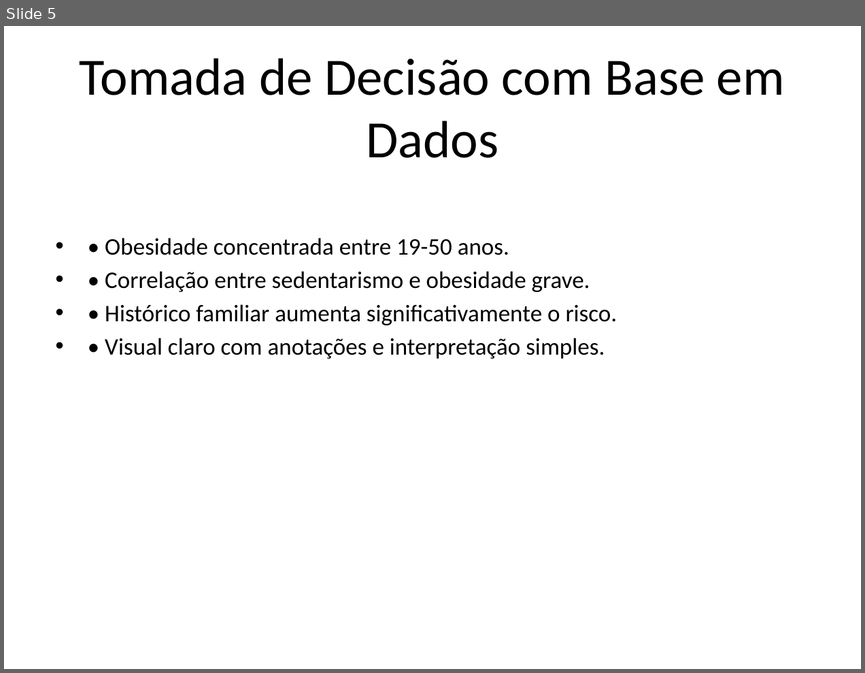
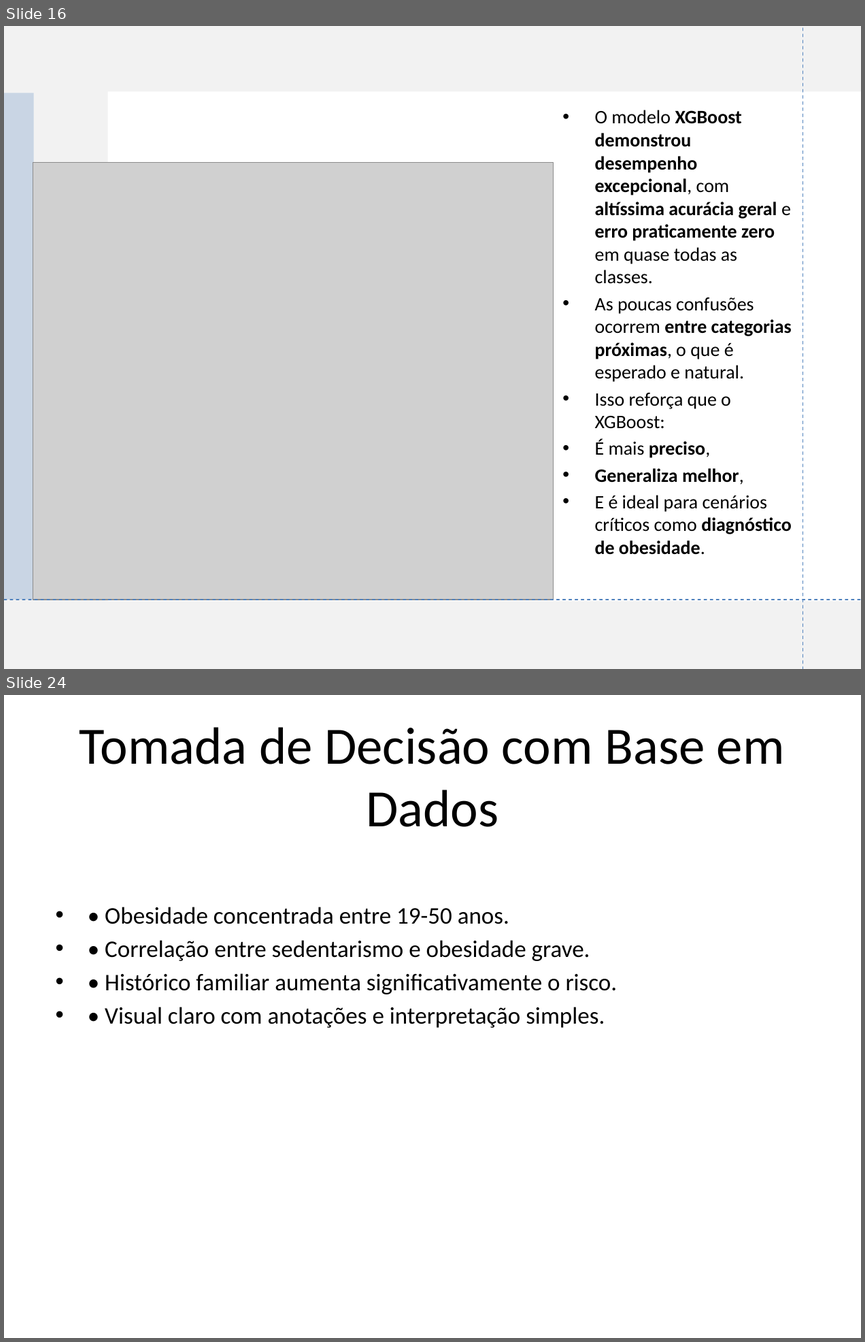
Before and after one commit to Naiderossi/Tech4, a slide deck: Apresentacao_TechChallenge_Obesidade.pptx. Shown one above the other, each under a label of ours: slide 5 before the commit, slides 16 and 24 after it; the slides between them are not shown. The pictures are 865x673 and 865x1342 pixels, drawn with LibreOffice and Linux fonts; fonts in the diff are those of the drawing; grey boxes stand for pictures. Boxes give left, top, right and bottom in pixels: in the first picture for what was removed or moved away, otherwise in the second. Text is boxed around its words. In the diff, an @@ line names an element or a change of style, - is before the commit and + after.

```diff
--- a/Apresentacao_TechChallenge_Obesidade.pptx
+++ b/Apresentacao_TechChallenge_Obesidade.pptx
@@ slide 16 added at (x1=4, y1=26, x2=861, y2=669), background #FFFFFF @@
@@ rectangle added at (x1=4, y1=26, x2=861, y2=669), fill #F2F2F2 @@
@@ line added from (802, 669) to (802, 27), #4F81BD 0.75 pt dashed @@
@@ rectangle added at (x1=4, y1=93, x2=34, y2=599), fill #4F81BD at 25% opacity @@
@@ rectangle added at (x1=107, y1=92, x2=861, y2=601), fill #FFFFFF @@
@@ text added at (x1=595, y1=110, x2=791, y2=554), 16 pt, text #000000, bold @@
+• O modelo XGBoost demonstrou desempenho excepcional, com altíssima acurácia geral e erro praticamente zero em quase todas as classes.
+• As poucas confusões ocorrem entre categorias próximas, o que é esperado e natural.
+• Isso reforça que o XGBoost:
+• É mais preciso,
+• Generaliza melhor,
+• E é ideal para cenários críticos como diagnóstico de obesidade.
@@ picture added at (x1=33, y1=162, x2=553, y2=599) @@
@@ line added from (4, 599) to (861, 599), #4F81BD 0.75 pt dashed @@
@@ what was slide 5 is now slide 24 @@
```
Also in this commit, not shown: 5 slides changed, 18 other slides added.
